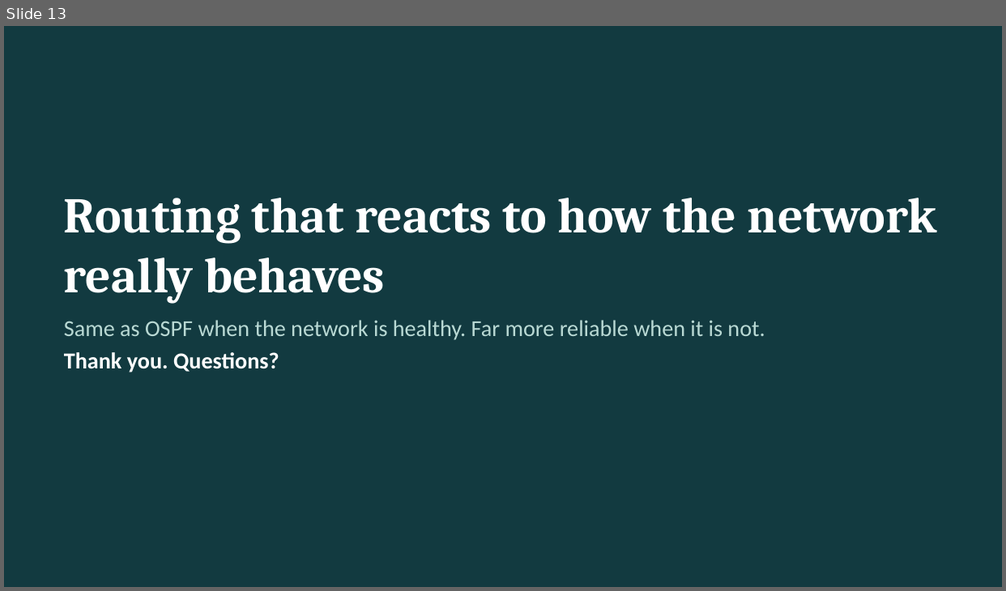
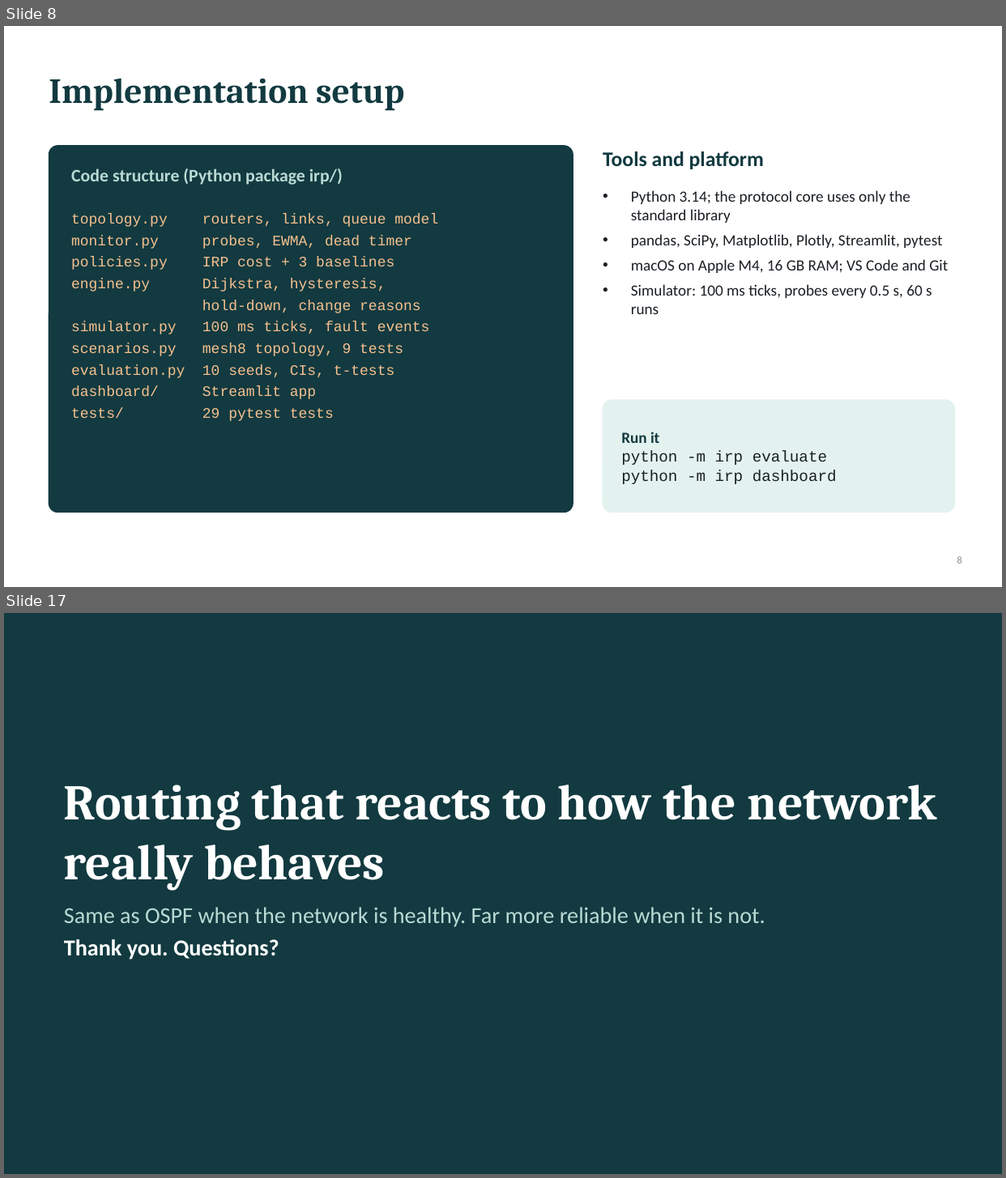
Before and after one commit to nehadamani0909/F2_Team18, a slide deck: submission/F2_Team18_PPT.pptx. Shown one above the other, each under a label of ours: slide 13 before the commit, slides 8 and 17 after it; the slides between them are not shown. The pictures are 1006x591 and 1006x1178 pixels, drawn with LibreOffice and Linux fonts; fonts in the diff are those of the drawing. Boxes give left, top, right and bottom in pixels: in the first picture for what was removed or moved away, otherwise in the second. Text is boxed around its words. In the diff, an @@ line names an element or a change of style, - is before the commit and + after.

```diff
--- a/submission/F2_Team18_PPT.pptx
+++ b/submission/F2_Team18_PPT.pptx
@@ slide 8 added at [4,26,1002,587], background #FFFFFF @@
@@ title added at [49,78,404,111], 34 pt, text #123A40, bold @@
+Implementation setup
@@ rounded rectangle added at [49,146,573,513], fill #123A40, outline #123A40 1 pt @@
@@ text added at [71,169,343,185], 17 pt, text #B9D9D4, bold @@
+Code structure (Python package irp/)
@@ text added at [603,152,764,169], 20 pt, text #123A40, bold @@
+Tools and platform
@@ text added at [631,190,948,314], 15 pt, text #1A1F24 @@
+• Python 3.14; the protocol core uses only the standard library
+• pandas, SciPy, Matplotlib, Plotly, Streamlit, pytest
+• macOS on Apple M4, 16 GB RAM; VS Code and Git
+• Simulator: 100 ms ticks, probes every 0.5 s, 60 s runs
@@ text added at [71,213,438,421], 14 pt, text #F6C08F @@
+topology.py routers, links, queue model
+monitor.py probes, EWMA, dead timer
+policies.py IRP cost + 3 baselines
+engine.py Dijkstra, hysteresis,
+hold-down, change reasons
+simulator.py 100 ms ticks, fault events
+scenarios.py mesh8 topology, 9 tests
+evaluation.py 10 seeds, CIs, t-tests
+dashboard/ Streamlit app
+tests/ 29 pytest tests
@@ rounded rectangle added at [603,400,955,513], fill #E3F2EF, outline #E3F2EF 1 pt @@
@@ text added at [621,432,837,484], 15 pt, text #1A1F24 @@
+Run it
+python -m irp evaluate
+python -m irp dashboard
@@ page number added at [957,557,961,564], 10 pt, text #8A949B @@
+8
@@ what was slide 13 is now slide 17 @@
```
Also in this commit, not shown: 12 slides changed, 3 other slides added, 2 other files.
